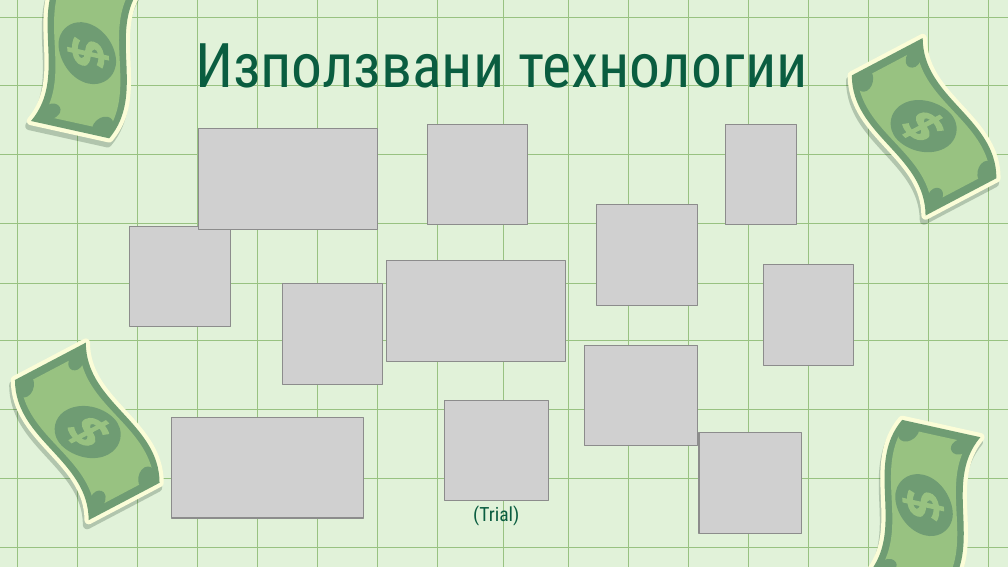
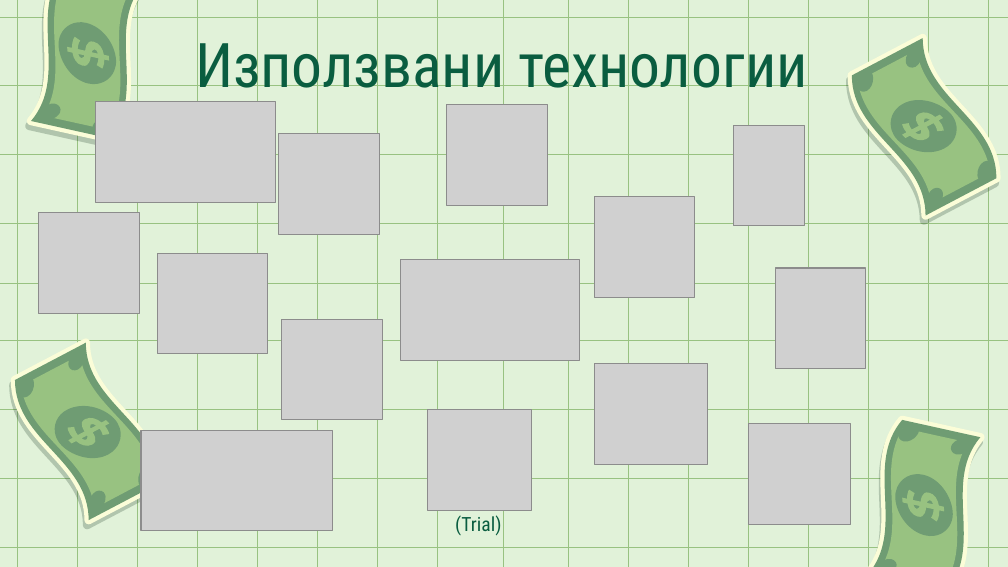
Before and after one commit to velislav088/TimeWallet, a slide deck: slide 4 of TimeWallet(Assets)/TimeWallet(презентация).pptx. Drawn at 1008x567 pixels with LibreOffice and Linux fonts; fonts in the diff are those of the drawing; grey boxes stand for pictures. Boxes give left, top, right and bottom in pixels: in the first picture for what was removed or moved away, otherwise in the second. Text is boxed around its words. In the diff, an @@ line names an element or a change of style, - is before the commit and + after.

Commit message:
Added MAUI to presentation + Removed dark theme

```diff
--- a/TimeWallet(Assets)/TimeWallet(презентация).pptx
+++ b/TimeWallet(Assets)/TimeWallet(презентация).pptx
@@ picture: place and size @@
-picture at <box>199,129,378,230</box>
+picture at <box>96,102,275,203</box>
@@ picture: place and size @@
-picture at <box>427,124,528,225</box>
+picture at <box>447,105,547,206</box>
@@ picture: place and size @@
-picture at <box>282,283,383,384</box>
+picture at <box>279,133,380,234</box>
@@ picture: place and size @@
-picture at <box>725,124,796,225</box>
+picture at <box>733,125,804,226</box>
@@ picture: place and size @@
-picture at <box>597,205,698,305</box>
+picture at <box>594,197,695,297</box>
@@ picture: place and size @@
-picture at <box>130,226,231,327</box>
+picture at <box>38,213,139,313</box>
@@ picture added at <box>157,253,268,354</box> @@
@@ picture: place and size @@
-picture at <box>387,261,566,362</box>
+picture at <box>401,260,581,361</box>
@@ picture: place and size @@
-picture at <box>764,265,854,366</box>
+picture at <box>776,268,866,369</box>
@@ picture added at <box>281,320,382,420</box> @@
@@ picture: place and size @@
-picture at <box>585,345,698,446</box>
+picture at <box>595,364,708,465</box>
@@ picture: place and size @@
-picture at <box>445,400,548,501</box>
+picture at <box>428,409,532,510</box>
@@ picture: place and size @@
-picture at <box>171,417,363,518</box>
+picture at <box>141,430,333,531</box>
@@ picture: place and size @@
-picture at <box>699,432,800,533</box>
+picture at <box>748,423,850,524</box>
@@ text "(Trial)" rewrapped from <box>473,503,519,527</box> to <box>455,515,501,535</box> @@
```
Also in this commit, not shown: 1 other file.
